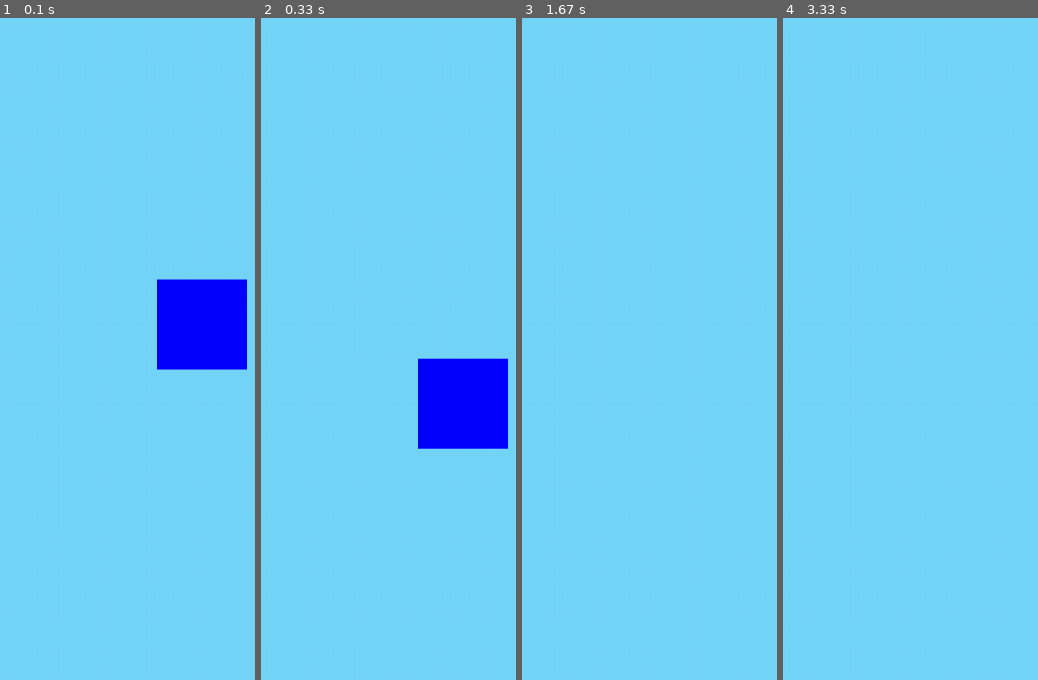
Above: before the commit, frames 1-4 (left to right).
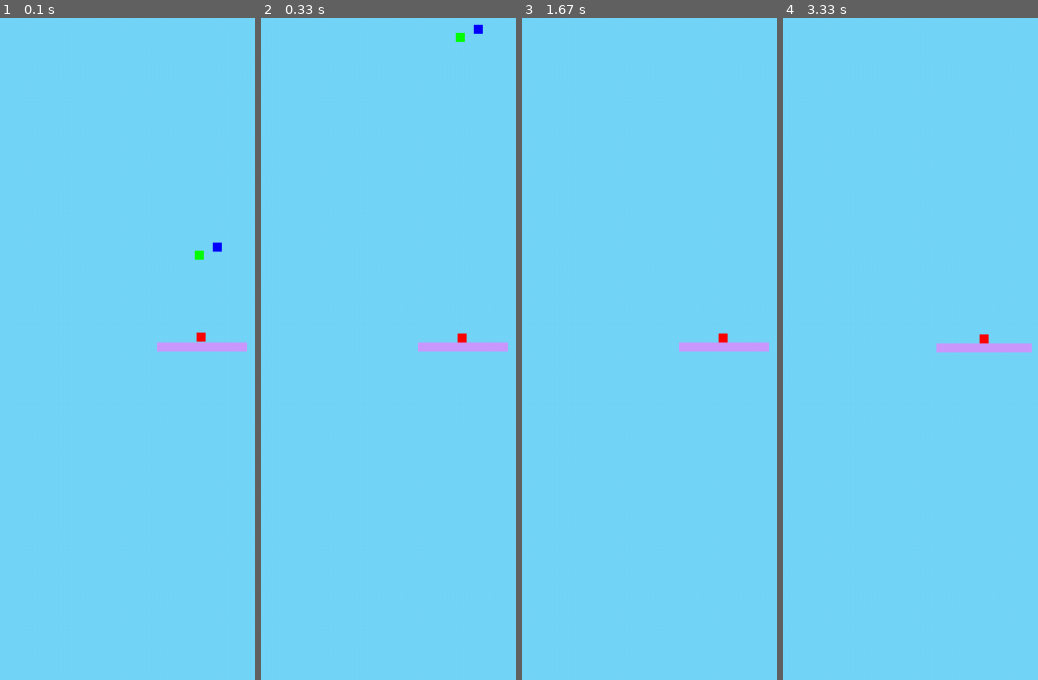
Above: after the commit, the same moments.

Repository: AchoDev/Lumina-Engine
Game: pygame game, started from test2.py
Two runs of this game, one before a commit and one after it. Both use one fixed random seed, a clock stepped at 60 frames per second and the inputs below.
Inputs (mouse positions are in pixels of both pictures, inside the frame that each line leads up to):
- Up to frame 1 (0.1 s): no input
- Up to frame 2 (0.33 s): no input
- Up to frame 3 (1.67 s): hold Right 0.33-0.8 s; move the mouse to (690, 349) at 0.37 s
- Up to frame 4 (3.33 s): tap E at 1.83, 3.23 s

The runs differ from the first frame. In frame 1, 5.0% of the frame differs, in the area x 61-97%, y 33-54%; in frame 2, 5.6%, in the area x 61-97%, y 0-66%; in frame 3, 0.6%; in frame 4, 0.6%.

Commit message:
rendering working again but cam not

Diff:
--- a/Scene.py
+++ b/Scene.py
@@ -96,7 +96,7 @@
 
         self.update_dimensions()
 
-        self.camera.original_transform.set(self.camera.transform)
+        original_cam_transform: Transform = Transform.from_transform(self.camera.transform)
 
         self.camera.transform.x += self.camera.orthographic_size / 2
 
@@ -106,7 +106,7 @@
 
         WIN.draw_many(self.objects, self.camera)
 
-        self.camera.transform.set(self.camera.original_transform)
+        self.camera.transform.set(original_cam_transform)
 
         if self.debug_mode:
             self.debug_window.draw()
--- a/cls/Camera.py
+++ b/cls/Camera.py
@@ -5,8 +5,8 @@
 class Camera(GameObject):
     def __init__(self, xPos, yPos, width, height):
         super().__init__(xPos, yPos, width, height)
-        self.orthographic_size = 10
-        self.original_transform = Transform(xPos, yPos, width, height)
+        self.orthographic_size = 100
+
 
     def change_ortho(self, value):
         self.orthographic_size = value
--- a/cls/GameObject.py
+++ b/cls/GameObject.py
@@ -18,10 +18,11 @@
     def initialize(self, scene):
         self.b2Body = scene.physics_world.CreateDynamicBody(
             position=(self.transform.x, self.transform.y),
-            shapes=b2PolygonShape(box=self.transform.get_size())
+            shapes=b2PolygonShape(box=self.transform.get_size().to_tuple())
         )
-        self.b2Body.fixtures[0].filterData.categoryBits = 0x0000
-        self.b2Body.fixtures[0].filterData.maskBits = 0x0000
+        self.b2Body.type = 0
+        # self.b2Body.fixtures[0].filterData.categoryBits = 0x0000
+        # self.b2Body.fixtures[0].filterData.maskBits = 0x0000
 
         self.transform.set_target(self)
 
@@ -60,15 +61,6 @@
         for component in self.components:
             component.update(scene)
 
-    def set_x(self, x):
-        self.x = x
-
-    def set_y(self, y):
-        self.y = y
-
-    def set_pos(self, pos):
-        self.x = pos[0]
-        self.y = pos[1]
 
     def set_transform(self, transform):
         self.x = transform.x
@@ -76,11 +68,6 @@
         self.width = transform.width
         self.height = transform.height
 
-    def get_width(self):
-        return self.width
-
-    def get_height(self):
-        return self.height
 
     def get_animation(self):
         return self.__animation
@@ -116,42 +103,6 @@
     def update(self):
         pass
 
-    def place_center(self, width, height):
-        self.x = width // 2 - self.width // 2
-        self.y = height // 2 - self.height // 2
-
-    def place_right(self, width):
-        self.x = width - self.width
-
-    def place_left(self):
-        self.x = 0
-
-    def place_top(self):
-        self.y = 0
-
-    def place_bot(self, height):
-        self.y = height - self.height
-
-    def place_top_right(self, width):
-        self.place_right(width)
-        self.place_top()
-
-    def place_bot_left(self, height):
-        self.place_left()
-        self.place_bot(height)
-
-    def place_bot_right(self, width, height):
-        self.place_right(width)
-        self.place_bot(height)
-
-    def place_center_left(self, height):
-        self.x = 0
-        self.y = height // 2 - self.height // 2
-
-    def place_center_right(self, width, height):
-        self.x = width - self.width
-        self.y = height // 2 - self.height // 2
-
     @classmethod
     def with_transform(cls, transform):
         return cls(transform.x, transform.y, transform.width, transform.height)
--- /dev/null
+++ b/components/Boxcollider.py
@@ -0,0 +1,24 @@
+
+from .Component import Component
+
+from Box2D import b2FixtureDef, b2PolygonShape
+
+class Boxcollider(Component):
+    def __init__(self, size=None):
+        super().__init__()
+        self.size = size
+        self.fixture = None
+
+    def initialize(self):
+        if(self.size == None):
+            self.size = (self.target.transform.get_size() / 2).to_tuple()
+
+        self.fixture = self.target.b2Body.CreateFixture(
+            b2FixtureDef(
+                shape=b2PolygonShape(
+                    box=self.size
+                )
+            )
+        )
+
+        print("")
--- a/components/Component.py
+++ b/components/Component.py
@@ -1,10 +1,15 @@
 
+import sys
+
+sys.path.append("..")
+
+from cls import GameObject
 
 class Component:
     def __init__(self):
-        self.target = None
+        self.target: GameObject = None
 
-    def set_target(self, target):
+    def set_target(self, target: GameObject):
         self.target = target
 
     def update(self, scene):
--- a/components/Rigidbody.py
+++ b/components/Rigidbody.py
@@ -23,7 +23,7 @@
 
         self.body.type = 2
 
-
+        self.body.active = True
         del self._density
 
 
--- a/components/Transform.py
+++ b/components/Transform.py
@@ -36,7 +36,11 @@
         if(self.b2Body == None):
             self._x = xPos
             return
-        self.b2Body.position.x = xPos
+
+        self.b2Body.position.Set(xPos, self.b2Body.position.y)
+
+        if(self.width == 1000):
+            print(1000)
 
     @property
     def y(self):
@@ -49,7 +53,7 @@
         if(self.b2Body == None):
             self._y = yPos
             return
-        self.b2Body.position.y = yPos
+        self.b2Body.position.Set(self.b2Body.position.x, yPos)
 
     @property
     def width(self):
@@ -89,10 +93,10 @@
         self.height = transform.height
 
     def get_position(self):
-        return (self.x, self.y)
+        return Vector2(self.x, self.y)
 
     def get_size(self):
-        return (self.width, self.height)
+        return Vector2(self.width, self.height)
 
     def set_position(self, pos):
         self.x = pos.x
@@ -116,6 +120,15 @@
             transform.height
         )
 
+    @staticmethod
+    def inbetween(trA, trB):
+
+        result = Transform(0, 0, 0, 0)
+        result.x = (trA.x + trB.x) / 2
+        result.y = (trA.y + trB.y) / 2
+
+        return result
+
     def repr(self):
         return f'''\n
         pos: \n
--- a/components/Vector2.py
+++ b/components/Vector2.py
@@ -6,12 +6,39 @@
     def normalize(self):
         pass
 
+    def to_tuple(self):
+        return (self.x, self.y)
+
     def reset(self):
         self.x, self.y = 0
 
     def __repr__(self) -> str:
         return f'Vector2({self.x}, {self.y})'
 
+    def __add__(self, other):
+        return Vector2(
+            self.x + other.x,
+            self.y + other.y
+        )
+
+    def __sub__(self, other):
+        return Vector2(
+            self.x - other.x,
+            self.y - other.y
+        )
+
+    def __truediv__(self, other):
+        return Vector2(
+            self.x / other,
+            self.y / other
+        )
+
+    def __mul__(self, other):
+        return Vector2(
+            self.x * other.x,
+            self.y * other.y
+        )
+
     @classmethod
     def from_tuple(cls, tuple):
         return cls(tuple[0], tuple[1])
--- a/components/__init__.py
+++ b/components/__init__.py
@@ -3,3 +3,4 @@
 from .Draghandler import Draghandler
 from .Transform import Transform
 from .Vector2 import Vector2
+from .Boxcollider import Boxcollider
--- a/test2.py
+++ b/test2.py
@@ -6,14 +6,18 @@
 scene = Scene("t")
 scene.fill(light_blue)
 
-b = scene.add_object(Square(0, 0, 1, 1, blue))
+b = scene.add_object(Square(0, 0, 1, 1, green))
 b.add_component(Rigidbody())
+# b.add_component(Boxcollider())
 
-# b3 = scene.add_object(Square(1.5, -1, 1, 1, blue))
-# b3.add_component(Rigidbody())
+b2 = scene.add_object(Square(0, 1, 1, 1, red))
+b2.add_component(Rigidbody())
 
-# b2 = scene.add_object(Square(0, 1, 10, 1, red))
-# b2.add_component(Rigidbody())
+b3 = scene.add_object(Square(0, 3, 10, 1, violet))
+# b3.add_component(Boxcollider())
+
+b3 = scene.add_object(Square(1.5, -1, 1, 1, blue))
+b3.add_component(Rigidbody())
 
 scene.camera.transform.y = 0
 
@@ -49,14 +53,18 @@
 while True:
 
     def print_info():
-        print(scene.camera.orthographic_size)
-        print(scene.camera.transform.get_position())
-        # print(b2.transform.get_position())
+        pass
+        # print(scene.camera.orthographic_size)
+        # print(scene.camera.transform.get_position())
+        # # print(b2.transform.get_position())
 
-        print("")
+        # print("")
 
     if(get_key('right')):
-        scene.camera.transform.x -= 20 * delta_time.DELTA_TIME * (scene.camera.orthographic_size / 20)
+
+        print(scene.camera.transform.x)
+
+        scene.camera.transform.x -= 200 * delta_time.DELTA_TIME * (scene.camera.orthographic_size / 20)
         print_info()
 
     if(get_key('left')):
